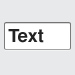
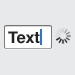
The second (75, 75) image is a revision of the first. Changes to its layers:
added group "instant" with 6 layers above "textfield" over (4, 22, 71, 49)
added layer "Layer 5" (multiply) in group "instant" over (53, 26, 71, 45)
added layer "caret" in group "instant" over (40, 29, 42, 45)
added layer "Text" (1st of 3, in "instant") in group "instant" over (8, 31, 40, 44)
added layer "Layer 1 copy 4" in group "instant" over (4, 25, 52, 49)
hid group "textfield" (4 layers) over (4, 22, 71, 50)
